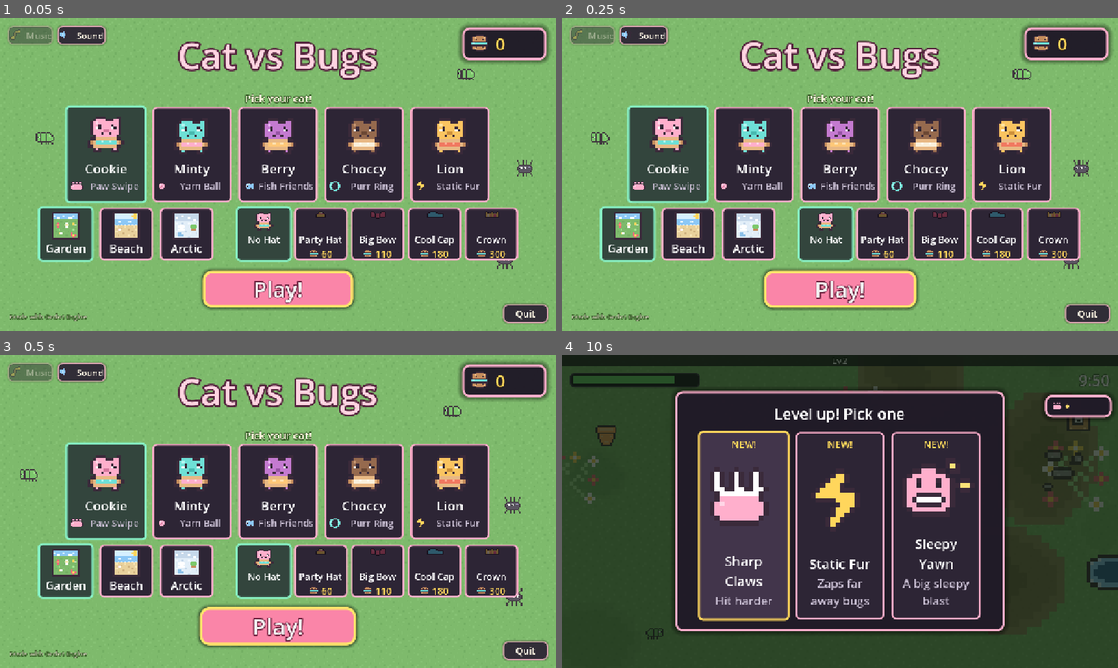
Above: before the commit, frames 1-4 (two rows, left to right).
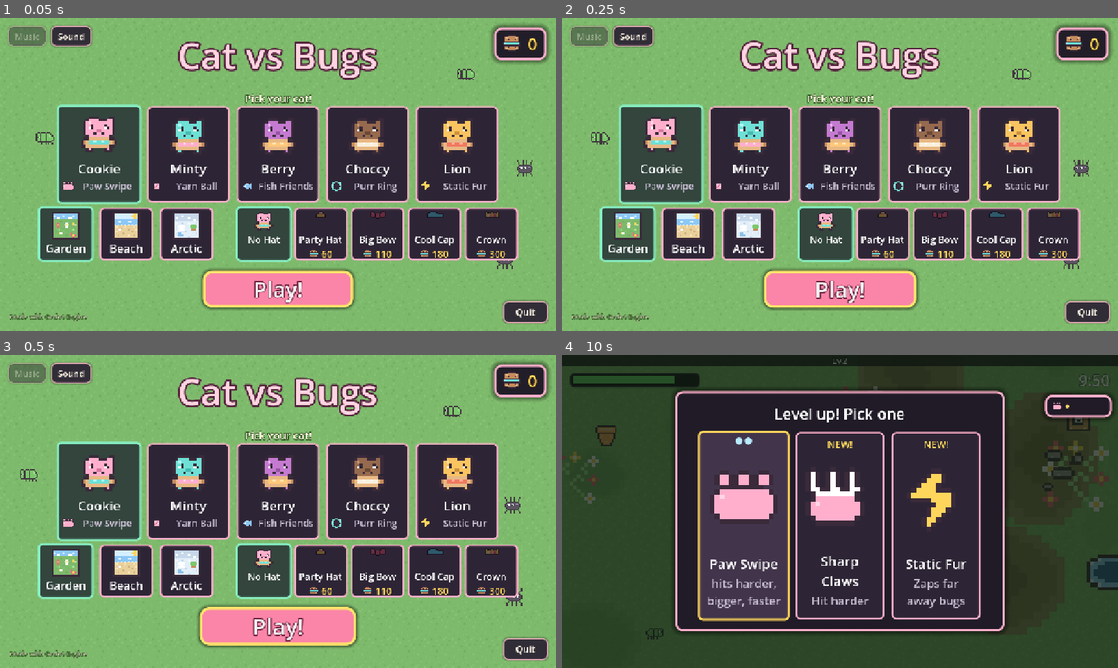
Above: after the commit, the same moments.

Repository: lukew-cogapp/cookie-cat
Game: Godot game, scene res://scenes/start_screen.tscn
Two runs of this game, one before a commit and one after it. Both use one fixed random seed, a clock stepped at 60 frames per second and the inputs below.
Inputs (mouse positions are in pixels of both pictures, inside the frame that each line leads up to):
- Up to frame 1 (0.05 s): no input
- Up to frame 2 (0.25 s): no input
- Up to frame 3 (0.5 s): no input
- Up to frame 4 (10 s): click "Play!" at 0.5 s; tap Enter at 1.25, 4.35 s; move the mouse to (962, 495) at 1.27 s; hold D (move_right) 1.28-2 s; tap Space (confirm) at 1.35, 8.85 s; click (962, 495) at 1.42 s; drag from (728, 527) to (812, 574) at 2.02 s; move the mouse to (895, 442) at 2.77 s; hold D (move_right) 2.78-3.5 s; tap Alt at 2.85 s; drag from (812, 574) to (673, 464) at 3.52 s; move the mouse to (1006, 558) at 4.27 s; hold A (move_left) 4.28-5 s; drag from (673, 464) to (756, 433) at 5.02 s; move the mouse to (867, 511) at 5.77 s; hold S (move_down) 5.78-6.5 s; hold Shift 5.78-6.5 s; click (867, 511) at 5.92 s; drag from (756, 433) to (728, 527) at 6.52 s; move the mouse to (962, 495) at 7.27 s; hold W (move_up) 7.28-8 s; tap Ctrl at 7.35 s; drag from (728, 527) to (812, 574) at 8.02 s; move the mouse to (895, 442) at 8.77 s; hold S (move_down) 8.78-9.5 s; drag from (812, 574) to (673, 464) at 9.52 s

The runs differ from the first frame. In frame 1, 8.8% of the frame differs, in the area x 1-99%, y 1-97%; in frame 2, 8.8%; in frame 3, 8.9%; in frame 4, 4.7%.

Commit message:
Let the buttons and cards fit what is in them
custom_minimum_size is a floor rather than an override, so a fixed size
on a button fights its own text. Padding belongs in the stylebox, where
it grows the minimum instead: the audio switches now hold their labels,
and the cookie counter grows with the number rather than clipping it.

Cards are taller by the same amount the price row was short.

Diff:
--- a/scenes/start_screen.tscn
+++ b/scenes/start_screen.tscn
@@ -75,11 +75,12 @@
 anchors_preset = 1
 anchor_left = 1.0
 anchor_right = 1.0
-offset_left = -216.0
+offset_left = -22.0
 offset_top = 22.0
 offset_right = -22.0
-offset_bottom = 94.0
+offset_bottom = 22.0
 grow_horizontal = 0
+grow_vertical = 1
 theme_override_styles/panel = ExtResource("2")
 
 [node name="Pad" type="MarginContainer" parent="Cookies"]
@@ -202,7 +203,6 @@
 
 [node name="Music" type="Button" parent="Audio"]
 layout_mode = 2
-custom_minimum_size = Vector2(104, 44)
 icon = ExtResource("7")
 text = "Music"
 theme_override_font_sizes/font_size = 20
@@ -212,7 +212,6 @@
 
 [node name="Sound" type="Button" parent="Audio"]
 layout_mode = 2
-custom_minimum_size = Vector2(112, 44)
 icon = ExtResource("8")
 text = "Sound"
 theme_override_font_sizes/font_size = 20
--- a/scripts/run_state.gd
+++ b/scripts/run_state.gd
@@ -154,6 +154,18 @@
 		for id: String in Tuning.CONSUMABLES:
 			pool.append(id)
 	pool.shuffle()
+	# One card is held for something already owned and not yet maxed. A flat
+	# shuffle over ten weapons means a child's favourite toy can go several
+	# levels without being offered, which reads as the game ignoring the thing
+	# they chose. The other cards stay random, so a run still opens up.
+	var owned: Array[String] = []
+	for id: String in pool:
+		if weapons.has(id) or passives.has(id):
+			owned.append(id)
+	if not owned.is_empty():
+		var pick: String = owned[0]
+		pool.erase(pick)
+		pool.insert(0, pick)
 	# Everything maxed: the level still has to resolve, and the caller draws
 	# nothing rather than hanging on an empty pick screen.
 	return pool.slice(0, Tuning.LEVEL_CHOICES)
--- a/scripts/tuning.gd
+++ b/scripts/tuning.gd
@@ -1062,7 +1062,7 @@
 ## Wide enough for "Fish Friends" beside its icon with room to spare. At 168 it
 ## fitted only exactly, and the next longer weapon name would have wrapped to a
 ## second line and pushed the card taller than its neighbours.
-const START_CARD_SIZE := Vector2(182, 212)
+const START_CARD_SIZE := Vector2(190, 222)
 ## Keeps the contents off the card's outline, as `CARD_PAD` does on the pick
 ## screen.
 const START_CARD_PAD := 8
@@ -1415,7 +1415,7 @@
 ## One size for both the map and hat rows, so the strip under the cats reads as
 ## one band rather than two of slightly different widths. Sized by "Party Hat",
 ## the longest label either row carries.
-const START_MAP_CARD_SIZE := Vector2(140, 122)
+const START_MAP_CARD_SIZE := Vector2(140, 134)
 const START_MAP_ART_SIZE := Vector2(64, 64)
 
 
--- a/test/shots.gd
+++ b/test/shots.gd
@@ -13,6 +13,22 @@
 func _init() -> void:
 	await process_frame
 	DirAccess.make_dir_recursive_absolute(ProjectSettings.globalize_path(OUT))
+
+	# Play's promotion bar is 16:9 at 1920x1080 or better, and the root window
+	# is the capture surface, so it is sized here rather than in project.godot.
+	get_root().mode = Window.MODE_WINDOWED
+	get_root().size = Vector2i(1920, 1080)
+	await process_frame
+
+	# The shop first: cats, maps and hats are half the game, and the store
+	# listing needs a picture of them.
+	var shop: Node = load("res://scenes/start_screen.tscn").instantiate()
+	get_root().add_child(shop)
+	await _wait(30)
+	await _shoot("00_shop")
+	shop.queue_free()
+	await process_frame
+	await process_frame
 
 	var world: Node = load("res://scenes/world.tscn").instantiate()
 	get_root().add_child(world)
--- a/ui/chip.tres
+++ b/ui/chip.tres
@@ -6,6 +6,10 @@
 ; the Play button they sit beside.
 
 [resource]
+content_margin_left = 16.0
+content_margin_top = 10.0
+content_margin_right = 16.0
+content_margin_bottom = 10.0
 bg_color = Color(0.176, 0.145, 0.208, 0.92)
 border_width_left = 3
 border_width_top = 3
--- a/ui/chip_hover.tres
+++ b/ui/chip_hover.tres
@@ -4,6 +4,10 @@
 ; and a fuller fill, so a gamepad's focus is obvious without the button moving.
 
 [resource]
+content_margin_left = 16.0
+content_margin_top = 10.0
+content_margin_right = 16.0
+content_margin_bottom = 10.0
 bg_color = Color(0.26, 0.21, 0.3, 1)
 border_width_left = 3
 border_width_top = 3
Not shown, added: store/.gdignore
Binary file added: store/feature.png
Binary file added: store/icon_512.png
Not shown, added: test/rows_test.gd.uid
Not shown, changed: scripts/tools/make_art.py
